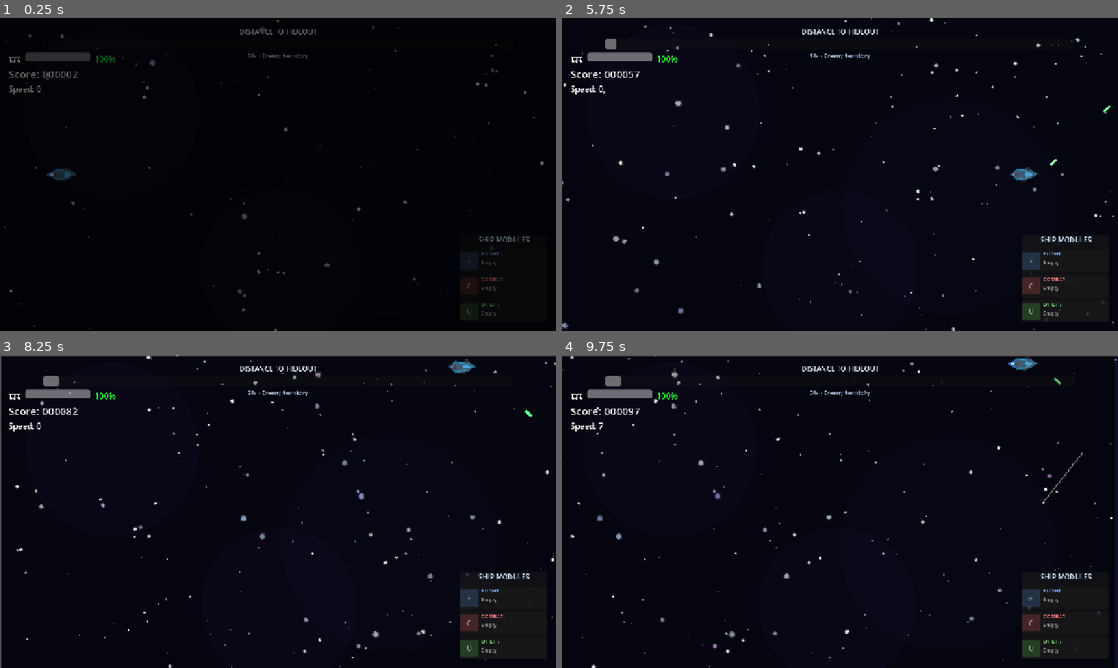
Above: before the commit, frames 1-4 (two rows, left to right).
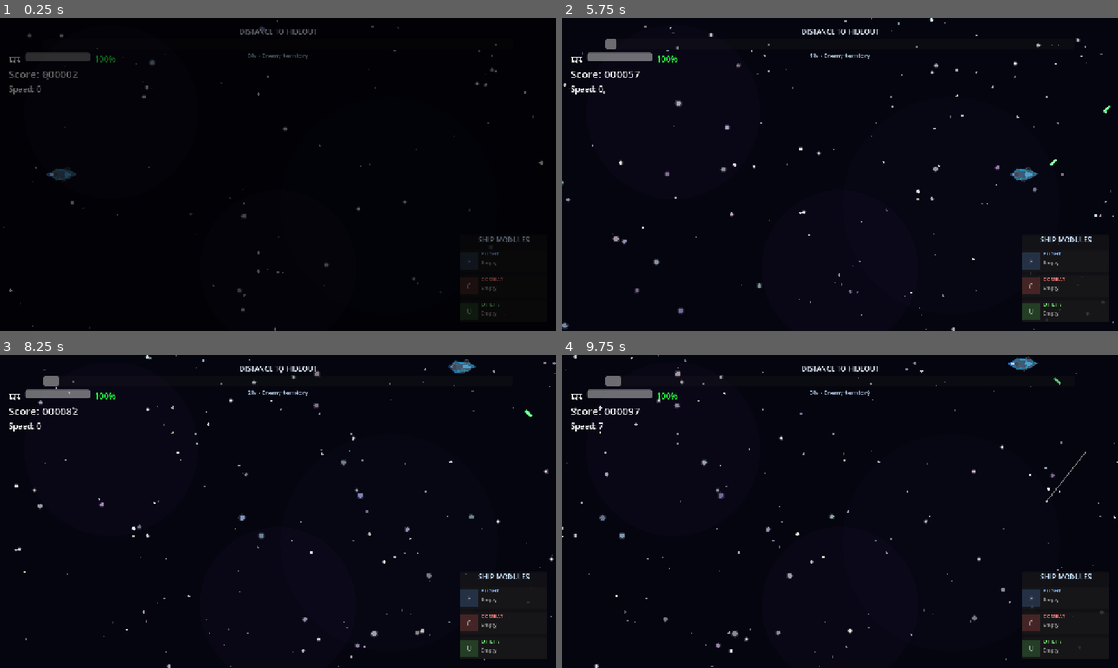
Above: after the commit, the same moments.

Repository: ReleMai/CargoEscape
Game: Godot game, scene res://scenes/main.tscn
The game is run twice, just before and just after one commit, with the same random seed, the same clock (stepped at 60 frames per second) and the same inputs. This scene is started directly instead of the project's main scene.
Inputs (mouse positions are in pixels of both pictures, inside the frame that each line leads up to):
- Up to frame 1 (0.25 s): no input
- Up to frame 2 (5.75 s): tap Enter (ui_accept) at 0.5, 0.77, 3.77 s; move the mouse to (962, 158) at 0.52 s; hold D (move_right) 0.53-1.25 s; hold E (interact) 0.53-1.25 s; click (962, 158) at 0.67 s; drag from (728, 190) to (840, 165) at 1.27 s; move the mouse to (895, 105) at 2.02 s; hold D (move_right) 2.03-2.75 s; tap Ctrl at 2.1 s; drag from (812, 237) to (673, 127) at 2.77 s; move the mouse to (1006, 221) at 3.52 s; hold A (move_left) 3.53-4.25 s; tap P at 3.6 s; drag from (673, 127) to (1045, 174) at 4.27 s; move the mouse to (867, 174) at 5.02 s; hold Space (brake) from 5.03 s (still down); hold E (interact) from 5.03 s (still down); click (867, 174) at 5.17 s
- Up to frame 3 (8.25 s): release Space (brake) at 5.75 s; release E (interact) at 5.75 s; drag from (194, 433) to (166, 527) at 5.77 s; move the mouse to (400, 495) at 6.52 s; hold W (move_up) 6.53-7.25 s; tap Ctrl at 6.6 s; tap Enter (ui_accept) at 6.77 s; drag from (166, 527) to (461, 458) at 7.27 s; move the mouse to (333, 442) at 8.02 s; hold Space (brake) from 8.03 s (still down); tap P at 8.1 s
- Up to frame 4 (9.75 s): release Space (brake) at 8.75 s; drag from (812, 574) to (1106, 433) at 8.77 s; move the mouse to (1006, 558) at 9.52 s; hold W (move_up) from 9.53 s (still down); hold E (interact) from 9.53 s (still down); click (1006, 558) at 9.67 s

The runs differ from the first frame. In frame 1, 0.1% of the frame differs, in the area x 0-98%, y 0-100%; in frame 2, less than 0.1%; in frame 3, 1.4%; in frame 4, 1.6%, in the area x 0-100%, y 0-100%.
Error before the commit: Invalid access to property or key 'station_name' on a base object of type 'Resource'. (res://scripts/main.gd:450)
Error after the commit: Invalid access to property or key 'station_name' on a base object of type 'Resource'. (res://scripts/main.gd:448)

Commit message:
Implement screen shake system with configurable parameters
Co-authored-by: ReleMai <7017267+ReleMai@users.noreply.github.com>

Diff:
--- /dev/null
+++ b/scripts/core/screen_shake.gd
@@ -0,0 +1,300 @@
+# ==============================================================================
+# SCREEN SHAKE SYSTEM - CONFIGURABLE CAMERA SHAKE EFFECTS
+# ==============================================================================
+#
+# FILE: scripts/core/screen_shake.gd
+# PURPOSE: Provides a reusable, configurable screen shake system for impactful moments
+#
+# FEATURES:
+# - Configurable intensity, duration, frequency, and decay
+# - Multiple shake modes (random, perlin, trauma-based)
+# - Cooldown system to prevent shake spam
+# - Smooth decay curves
+#
+# USAGE:
+# var shake_system = ScreenShake.new()
+# add_child(shake_system)
+# shake_system.shake(intensity, duration)
+#
+# ==============================================================================
+
+extends Node
+class_name ScreenShake
+
+
+# ==============================================================================
+# ENUMS
+# ==============================================================================
+
+enum DecayMode {
+	LINEAR,      ## Linear decay over time
+	EXPONENTIAL, ## Exponential falloff (starts fast, slows down)
+	SMOOTH       ## Smooth curve using ease-out
+}
+
+enum ShakeMode {
+	RANDOM,      ## Random offset each frame
+	PERLIN,      ## Smooth perlin-like noise
+	TRAUMA       ## Trauma-based shake (intensity squared for feel)
+}
+
+
+# ==============================================================================
+# SIGNALS
+# ==============================================================================
+
+signal shake_started(intensity: float, duration: float)
+signal shake_finished
+
+
+# ==============================================================================
+# EXPORTS
+# ==============================================================================
+
+@export_group("Shake Settings")
+## Default shake intensity (0.0 - 1.0, scales to pixels)
+@export_range(0.0, 1.0, 0.05) var default_intensity: float = 0.5
+
+## Default shake duration in seconds
+@export_range(0.1, 2.0, 0.05) var default_duration: float = 0.3
+
+## Maximum shake offset in pixels
+@export_range(1.0, 50.0, 1.0) var max_offset: float = 20.0
+
+## Shake frequency (oscillations per second)
+@export_range(1.0, 60.0, 1.0) var shake_frequency: float = 30.0
+
+## Decay mode for shake intensity
+@export var decay_mode: DecayMode = DecayMode.EXPONENTIAL
+
+## Shake mode (visual style)
+@export var shake_mode: ShakeMode = ShakeMode.RANDOM
+
+
+@export_group("Cooldown")
+## Minimum time between shake triggers (prevents spam)
+@export_range(0.0, 1.0, 0.05) var cooldown_time: float = 0.15
+
+## Whether to allow bypass of cooldown for critical events
+@export var allow_cooldown_bypass: bool = true
+
+
+# ==============================================================================
+# STATE VARIABLES
+# ==============================================================================
+
+## Current shake intensity (0.0 - 1.0)
+var current_intensity: float = 0.0
+
+## Time remaining for current shake
+var shake_time_remaining: float = 0.0
+
+## Total duration of current shake (for decay calculation)
+var shake_duration_total: float = 0.0
+
+## Cooldown timer
+var cooldown_timer: float = 0.0
+
+## Current shake offset
+var shake_offset: Vector2 = Vector2.ZERO
+
+## Noise for perlin-style shake
+var noise_offset: float = 0.0
+
+## Random state for consistent randomness
+var rng: RandomNumberGenerator = RandomNumberGenerator.new()
+
+
+# ==============================================================================
+# LIFECYCLE
+# ==============================================================================
+
+func _ready() -> void:
+	rng.randomize()
+
+
+func _process(delta: float) -> void:
+	# Update cooldown
+	if cooldown_timer > 0:
+		cooldown_timer = maxf(0, cooldown_timer - delta)
+
+	# Update shake
+	if shake_time_remaining > 0:
+		shake_time_remaining = maxf(0, shake_time_remaining - delta)
+		_update_shake(delta)
+
+		# Check if shake finished
+		if shake_time_remaining <= 0:
+			current_intensity = 0.0
+			shake_offset = Vector2.ZERO
+			shake_finished.emit()
+	else:
+		# No active shake
+		current_intensity = 0.0
+		shake_offset = Vector2.ZERO
+
+
+# ==============================================================================
+# PUBLIC API
+# ==============================================================================
+
+## Trigger a screen shake effect
+## @param intensity: Shake intensity (0.0 - 1.0), defaults to default_intensity
+## @param duration: Shake duration in seconds, defaults to default_duration
+## @param bypass_cooldown: Whether to ignore cooldown timer
+func shake(intensity: float = -1.0, duration: float = -1.0, bypass_cooldown: bool = false) -> void:
+	# Check cooldown
+	if not bypass_cooldown and cooldown_timer > 0:
+		return
+
+	# Use defaults if not specified
+	if intensity < 0:
+		intensity = default_intensity
+	if duration < 0:
+		duration = default_duration
+
+	# Clamp values
+	intensity = clampf(intensity, 0.0, 1.0)
+	duration = maxf(0.1, duration)
+
+	# Set shake parameters
+	current_intensity = maxf(current_intensity, intensity)  # Use max if already shaking
+	shake_time_remaining = duration
+	shake_duration_total = duration
+
+	# Reset cooldown
+	if allow_cooldown_bypass or not bypass_cooldown:
+		cooldown_timer = cooldown_time
+
+	# Emit signal
+	shake_started.emit(intensity, duration)
+
+
+## Get the current shake offset to apply to camera/nodes
+func get_shake_offset() -> Vector2:
+	return shake_offset
+
+
+## Check if currently shaking
+func is_shaking() -> bool:
+	return shake_time_remaining > 0
+
+
+## Stop the current shake immediately
+func stop_shake() -> void:
+	shake_time_remaining = 0.0
+	current_intensity = 0.0
+	shake_offset = Vector2.ZERO
+	shake_finished.emit()
+
+
+## Set shake parameters at runtime
+func set_shake_parameters(
+	intensity: float = -1.0,
+	duration: float = -1.0,
+	frequency: float = -1.0,
+	max_pixels: float = -1.0
+) -> void:
+	if intensity >= 0:
+		default_intensity = clampf(intensity, 0.0, 1.0)
+	if duration >= 0:
+		default_duration = maxf(0.1, duration)
+	if frequency >= 0:
+		shake_frequency = clampf(frequency, 1.0, 60.0)
+	if max_pixels >= 0:
+		max_offset = clampf(max_pixels, 1.0, 50.0)
+
+
+# ==============================================================================
+# INTERNAL FUNCTIONS
+# ==============================================================================
+
+## Update shake offset based on current intensity and mode
+func _update_shake(delta: float) -> void:
+	# Calculate decay factor
+	var decay_factor := _calculate_decay()
+
+	# Apply decay to intensity
+	var effective_intensity := current_intensity * decay_factor
+
+	# Calculate shake offset based on mode
+	match shake_mode:
+		ShakeMode.RANDOM:
+			_update_random_shake(effective_intensity)
+		ShakeMode.PERLIN:
+			_update_perlin_shake(effective_intensity, delta)
+		ShakeMode.TRAUMA:
+			_update_trauma_shake(effective_intensity)
+
+
+## Calculate decay factor based on time remaining and decay mode
+func _calculate_decay() -> float:
+	if shake_duration_total <= 0:
+		return 0.0
+
+	var progress := 1.0 - (shake_time_remaining / shake_duration_total)
+
+	match decay_mode:
+		DecayMode.LINEAR:
+			return 1.0 - progress
+		DecayMode.EXPONENTIAL:
+			return exp(-progress * 4.0)  # e^(-4t) for smooth exponential decay
+		DecayMode.SMOOTH:
+			return 1.0 - ease(progress, -2.0)  # Ease-out curve
+
+	return 1.0 - progress  # Fallback to linear
+
+
+## Random shake mode - new random offset each frame
+func _update_random_shake(intensity: float) -> void:
+	var offset_pixels := intensity * max_offset
+	shake_offset = Vector2(
+		rng.randf_range(-offset_pixels, offset_pixels),
+		rng.randf_range(-offset_pixels, offset_pixels)
+	)
+
+
+## Perlin-like shake mode - smooth noise-based movement
+func _update_perlin_shake(intensity: float, delta: float) -> void:
+	noise_offset += delta * shake_frequency
+
+	var offset_pixels := intensity * max_offset
+
+	# Use sine waves with different frequencies for smooth motion
+	shake_offset = Vector2(
+		sin(noise_offset * 1.3) * offset_pixels,
+		sin(noise_offset * 1.7) * offset_pixels
+	)
+
+
+## Trauma-based shake mode - squared intensity for better feel
+func _update_trauma_shake(intensity: float) -> void:
+	# Square the intensity for more dramatic effect at high values
+	var trauma := intensity * intensity
+	var offset_pixels := trauma * max_offset
+
+	shake_offset = Vector2(
+		rng.randf_range(-offset_pixels, offset_pixels),
+		rng.randf_range(-offset_pixels, offset_pixels)
+	)
+
+
+# ==============================================================================
+# UTILITY FUNCTIONS
+# ==============================================================================
+
+## Create a screen shake instance with custom parameters
+static func create_shake_instance(
+	parent: Node,
+	intensity: float = 0.5,
+	duration: float = 0.3,
+	frequency: float = 30.0,
+	max_pixels: float = 20.0
+) -> ScreenShake:
+	var shake_system := ScreenShake.new()
+	shake_system.default_intensity = intensity
+	shake_system.default_duration = duration
+	shake_system.shake_frequency = frequency
+	shake_system.max_offset = max_pixels
+	parent.add_child(shake_system)
+	return shake_system
--- a/scripts/main.gd
+++ b/scripts/main.gd
@@ -25,6 +25,7 @@
 const StationDataClass = preload("res://scripts/data/station_data.gd")
 const AsteroidClass = preload("res://scripts/enemies/asteroid.gd")
 const AsteroidScene = preload("res://scenes/enemies/asteroid.tscn")
+const ScreenShake = preload("res://scripts/core/screen_shake.gd")
 
 
 # ==============================================================================
@@ -107,14 +108,9 @@
 ## Has reached destination?
 var reached_destination: bool = false
 
-## Camera shake effect
-var camera_shake_intensity: float = 0.0
-var camera_shake_decay: float = 6.0
+## Screen shake system
+var screen_shake: ScreenShake = null
 var camera_base_position: Vector2 = Vector2.ZERO
-
-## Shake cooldown to prevent infinite shake loops
-var shake_cooldown: float = 0.0
-const SHAKE_COOLDOWN_TIME: float = 0.15  # Minimum time between shakes
 
 
 # ==============================================================================
@@ -126,6 +122,17 @@
 
 	# Get screen dimensions
 	screen_size = get_viewport_rect().size
+
+	# Initialize screen shake system
+	screen_shake = ScreenShake.new()
+	screen_shake.default_intensity = 0.6
+	screen_shake.default_duration = 0.4
+	screen_shake.max_offset = 15.0
+	screen_shake.shake_frequency = 35.0
+	screen_shake.decay_mode = ScreenShake.DecayMode.EXPONENTIAL
+	screen_shake.shake_mode = ScreenShake.ShakeMode.TRAUMA
+	screen_shake.cooldown_time = 0.15
+	add_child(screen_shake)
 
 	# Add player to group so enemies can find it
 	player.add_to_group("player")
@@ -195,27 +202,15 @@
 
 ## Update camera shake effect
 func _update_camera_shake(delta: float) -> void:
-	# Update shake cooldown
-	if shake_cooldown > 0:
-		shake_cooldown = maxf(0, shake_cooldown - delta)
-
-	if camera_shake_intensity > 0.01:
-		camera_shake_intensity = maxf(0, camera_shake_intensity - camera_shake_decay * delta)
+	if screen_shake and screen_shake.is_shaking():
+		# Get shake offset from the screen shake system
+		var shake_offset = screen_shake.get_shake_offset()
 
 		# Apply shake to all visual nodes
-		var shake_offset = Vector2(
-			randf_range(-camera_shake_intensity, camera_shake_intensity),
-			randf_range(-camera_shake_intensity, camera_shake_intensity)
-		)
-
-		# Apply to background and enemy container
 		if background:
 			background.position = camera_base_position + shake_offset
 		if enemy_container:
 			enemy_container.position = shake_offset
-		if player:
-			# Don't shake player, but shake their visual slightly
-			pass
 	else:
 		# Reset positions
 		if background:
@@ -225,12 +220,11 @@
 
 
 ## Trigger camera shake (with cooldown to prevent infinite loops)
-func shake_camera(intensity: float = 8.0, bypass_cooldown: bool = false) -> void:
-	if not bypass_cooldown and shake_cooldown > 0:
-		return  # Shake is on cooldown
-
-	camera_shake_intensity = maxf(camera_shake_intensity, intensity)
-	shake_cooldown = SHAKE_COOLDOWN_TIME
+func shake_camera(intensity: float = 0.5, bypass_cooldown: bool = false) -> void:
+	if screen_shake:
+		# Convert legacy intensity (pixel-based) to normalized 0-1 range
+		var normalized_intensity = clampf(intensity / 15.0, 0.0, 1.0)
+		screen_shake.shake(normalized_intensity, -1.0, bypass_cooldown)
 
 
 # ==============================================================================
@@ -249,6 +243,10 @@
 	# Connect new collision signal if player has it
 	if player.has_signal("collision_occurred"):
 		player.collision_occurred.connect(_on_player_collision)
+
+	# Connect weapon fired signal for screen shake
+	if player.has_signal("weapon_fired"):
+		player.weapon_fired.connect(_on_player_weapon_fired)
 
 	print("Connected to Player signals")
 
@@ -491,9 +489,9 @@
 	var spawn_y := randf_range(spawn_margin, screen_size.y - spawn_margin)
 	asteroid.position = Vector2(spawn_x, spawn_y)
 
-	# Connect destroyed signal
+	# Connect destroyed signal with asteroid size for shake intensity
 	if asteroid.has_signal("destroyed"):
-		asteroid.destroyed.connect(_on_enemy_destroyed)
+		asteroid.destroyed.connect(func(): _on_asteroid_destroyed(asteroid))
 
 	enemy_container.add_child(asteroid)
 
@@ -675,6 +673,11 @@
 	shake_camera(shake_intensity)
 
 
+func _on_player_weapon_fired() -> void:
+	# Small screen shake for weapon recoil effect
+	shake_camera(2.0)
+
+
 func _flash_damage() -> void:
 	# Create a brief red flash overlay
 	var flash_layer = CanvasLayer.new()
@@ -695,6 +698,23 @@
 func _on_enemy_destroyed() -> void:
 	# Could add score for enemies that pass by
 	pass
+
+
+func _on_asteroid_destroyed(asteroid: Asteroid) -> void:
+	# Trigger screen shake based on asteroid size (explosion effect)
+	var shake_intensity := 0.3  # Base intensity
+
+	# Adjust intensity based on asteroid size
+	match asteroid.asteroid_size:
+		AsteroidClass.AsteroidSize.SMALL:
+			shake_intensity = 0.2
+		AsteroidClass.AsteroidSize.MEDIUM:
+			shake_intensity = 0.4
+		AsteroidClass.AsteroidSize.LARGE:
+			shake_intensity = 0.7
+
+	# Trigger shake for explosion
+	shake_camera(shake_intensity * 15.0)  # Convert to legacy pixel scale
 
 
 func _on_game_over() -> void:
--- a/scripts/player.gd
+++ b/scripts/player.gd
@@ -54,6 +54,9 @@
 ## Emitted when player collides with something (for effects)
 signal collision_occurred(impact_strength: float)
 
+## Emitted when player fires weapon (for effects like screen shake)
+signal weapon_fired
+
 ## Emitted when player state changes
 signal state_changed(old_state: State, new_state: State)
 
@@ -459,6 +462,9 @@
 	# Add to scene tree
 	get_tree().current_scene.add_child(laser)
 
+	# Emit weapon fired signal for effects
+	weapon_fired.emit()
+
 
 ## Get aim direction toward mouse, clamped within forward cone
 func _get_aim_direction() -> Vector2:
